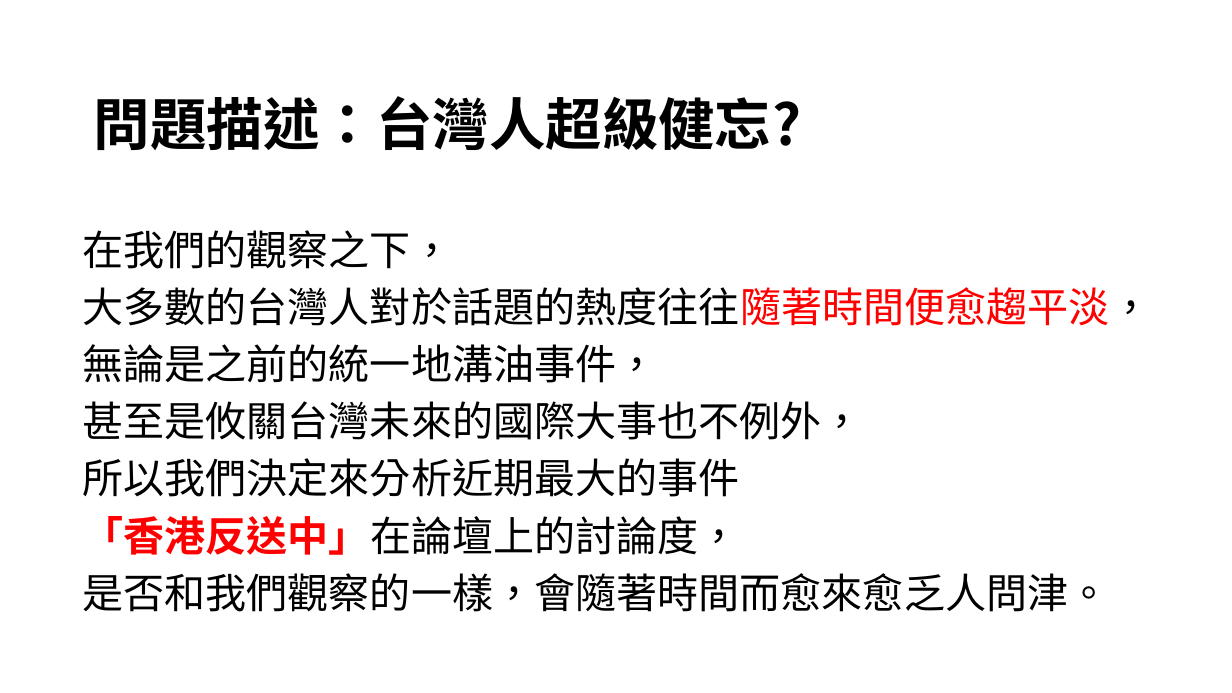
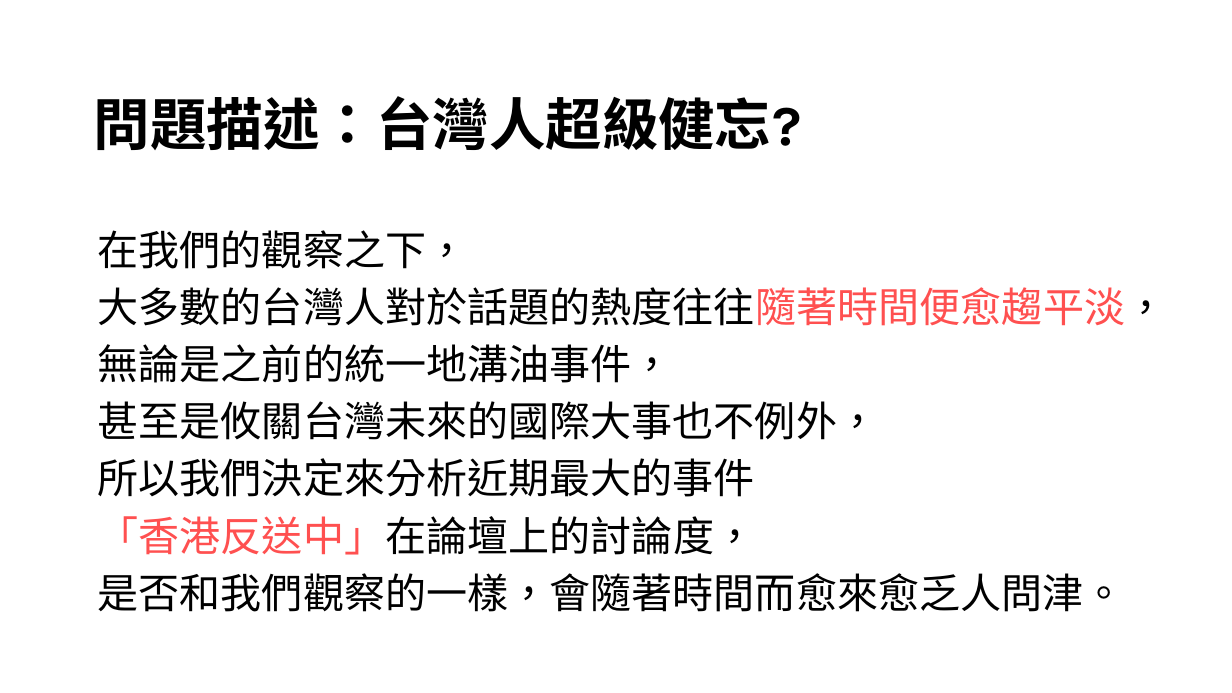
Before and after one commit to desk2000/Extradition-Bill, a slide deck: slide 2 of 從論壇分析台灣人對反送中的討論度.pptx. Drawn at 1232x693 pixels with LibreOffice and Linux fonts; fonts in the diff are those of the drawing. Boxes give left, top, right and bottom in pixels: in the first picture for what was removed or moved away, otherwise in the second. Text is boxed around its words. In the diff, an @@ line names an element or a change of style, - is before the commit and + after.

```diff
--- a/從論壇分析台灣人對反送中的討論度.pptx
+++ b/從論壇分析台灣人對反送中的討論度.pptx
@@ title "問題描述：台灣人超級健忘?" at (94,96,801,150): font Noto Sans CJK SC to Karla @@
@@ text "在我們的觀察之下，": place and size @@
-text "在我們的觀察之下，" at (82,230,1151,612)
+text "在我們的觀察之下，" at (98,230,1167,612)
@@ text "在我們的觀察之下，" at (98,230,1167,612): font Noto Sans CJK SC to Karla; text colour #FF0000 to #FF5050 in "大多數的台灣人對於話題的熱度往往隨著時間便愈趨平淡，", "「香港反送中」在論壇上的討論度，"; bold off in "「香港反送中」在論壇上的討論度，" @@
```
Also in this commit, not shown: 17 other slides changed, 3 slides added, 2 slides removed, 1 other file.
